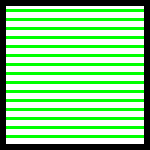
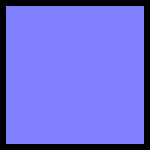
Comparing the layer stacks of the two w=150, h=150 images. Changes:
hid "Shape 2 copy 3" over [6, 9, 144, 144]
showed "Rectangle 1", opacity 10% → 50%, painted on it over [6, 6, 144, 144]
